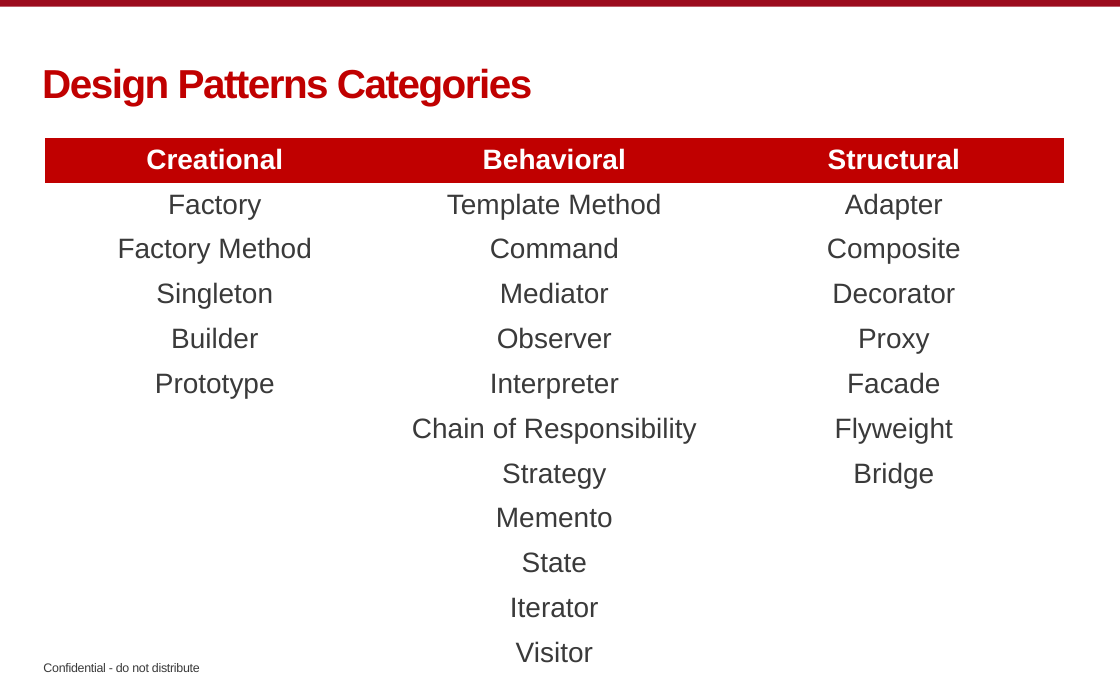
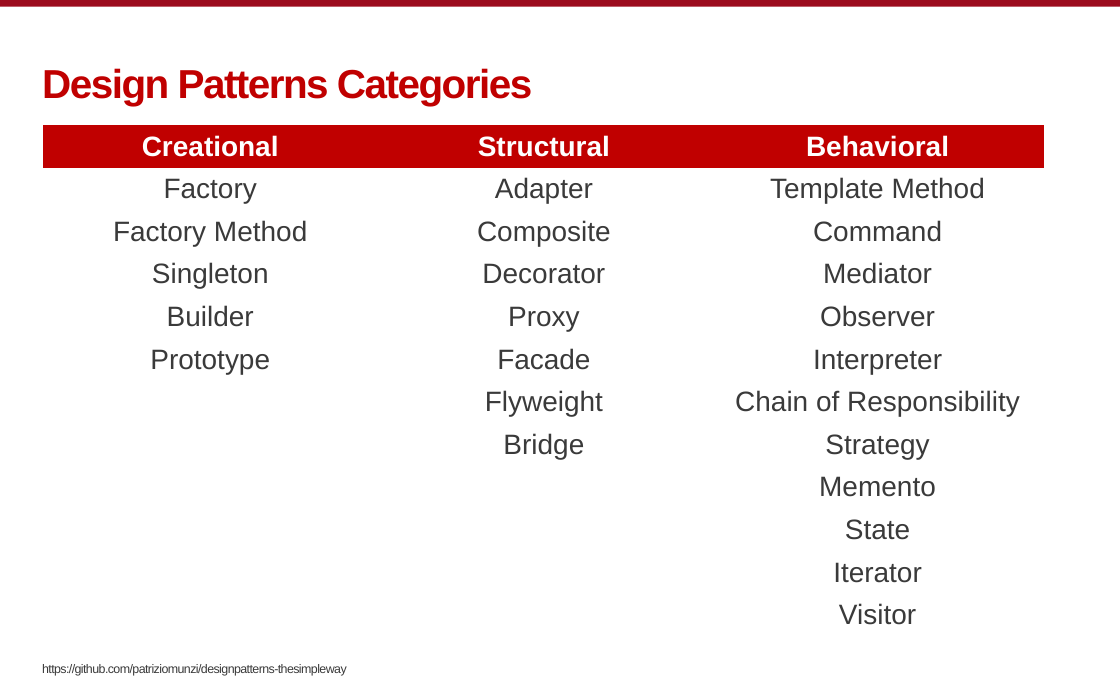
Before and after one commit to patriziomunzi/designpatterns-thesimpleway, a slide deck: slide 3 of docs/design_patterns_the_simple_way.pptx. Drawn at 1120x700 pixels with LibreOffice and Linux fonts; fonts in the diff are those of the drawing; background and template pictures are left out. Boxes give left, top, right and bottom in pixels: in the first picture for what was removed or moved away, otherwise in the second. Text is boxed around its words. In the diff, an @@ line names an element or a change of style, - is before the commit and + after.

```diff
--- a/docs/design_patterns_the_simple_way.pptx
+++ b/docs/design_patterns_the_simple_way.pptx
@@ table at (x1=44, y1=125, x2=1045, y2=629) @@
-row 1, column 2: Behavioral
+row 1, column 2: Structural
-row 1, column 3: Structural
+row 1, column 3: Behavioral
-row 2, column 2: Template Method
+row 2, column 2: Adapter
-row 2, column 3: Adapter
+row 2, column 3: Template Method
-row 3, column 2: Command
+row 3, column 2: Composite
-row 3, column 3: Composite
+row 3, column 3: Command
-row 4, column 2: Mediator
+row 4, column 2: Decorator
-row 4, column 3: Decorator
+row 4, column 3: Mediator
-row 5, column 2: Observer
+row 5, column 2: Proxy
-row 5, column 3: Proxy
+row 5, column 3: Observer
-row 6, column 2: Interpreter
+row 6, column 2: Facade
-row 6, column 3: Facade
+row 6, column 3: Interpreter
-row 7, column 2: Chain of Responsibility
+row 7, column 2: Flyweight
-row 7, column 3: Flyweight
+row 7, column 3: Chain of Responsibility
-row 8, column 2: Strategy
+row 8, column 2: Bridge
-row 8, column 3: Bridge
+row 8, column 3: Strategy
-row 9, column 2: Memento
+row 9, column 2: 
-row 9, column 3: 
+row 9, column 3: Memento
-row 10, column 2: State
+row 10, column 2: 
-row 10, column 3: 
+row 10, column 3: State
-row 11, column 2: Iterator
+row 11, column 2: 
-row 11, column 3: 
+row 11, column 3: Iterator
-row 12, column 2: Visitor
+row 12, column 2: 
-row 12, column 3: 
+row 12, column 3: Visitor
@@ table resized from (x1=45, y1=138, x2=1063, y2=667) to (x1=44, y1=125, x2=1045, y2=629) @@
@@ text added at (x1=42, y1=664, x2=347, y2=676), 8 pt, text #3A3A3A @@
+https://github.com/patriziomunzi/designpatterns-thesimpleway
@@ text removed at (x1=43, y1=663, x2=200, y2=672) @@
-Confidential - do not distribute
```
Also in this commit, not shown: 17 other slides changed, 1 slide added, 12 slides removed.
